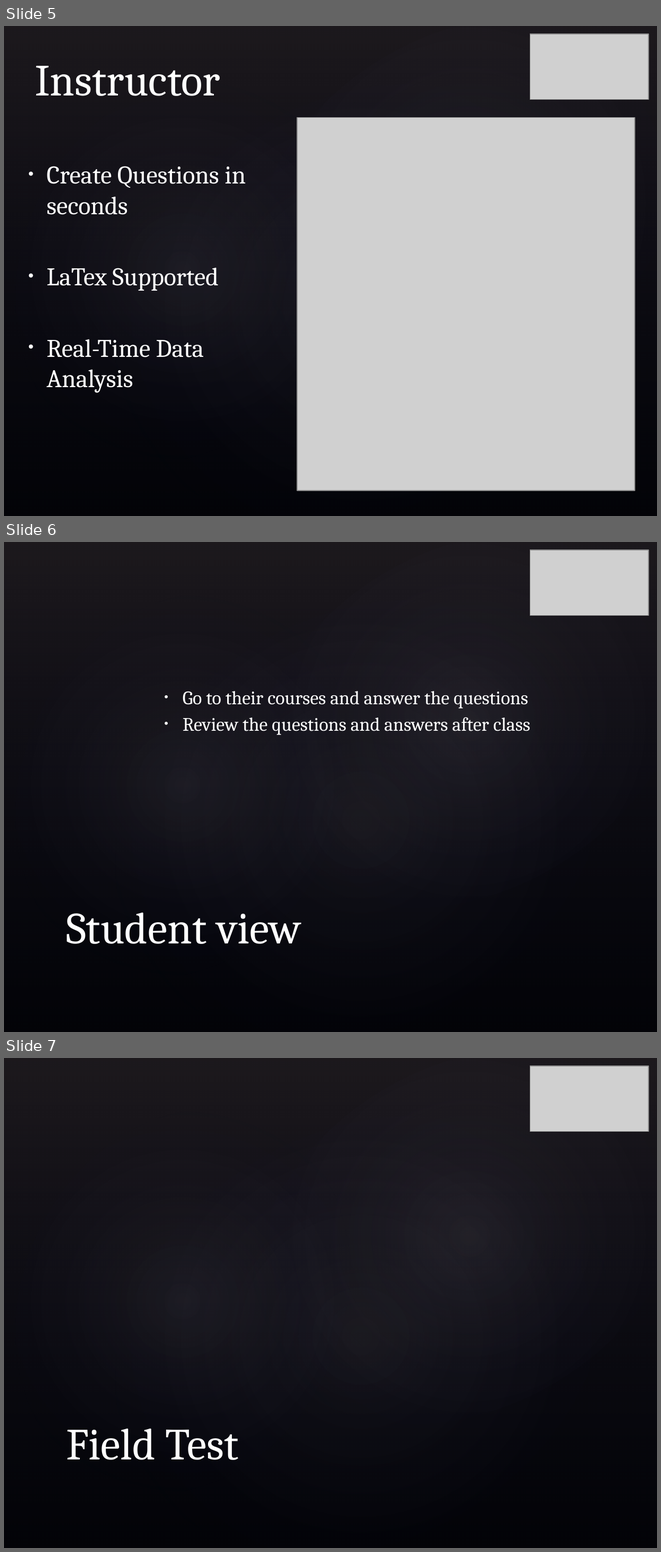
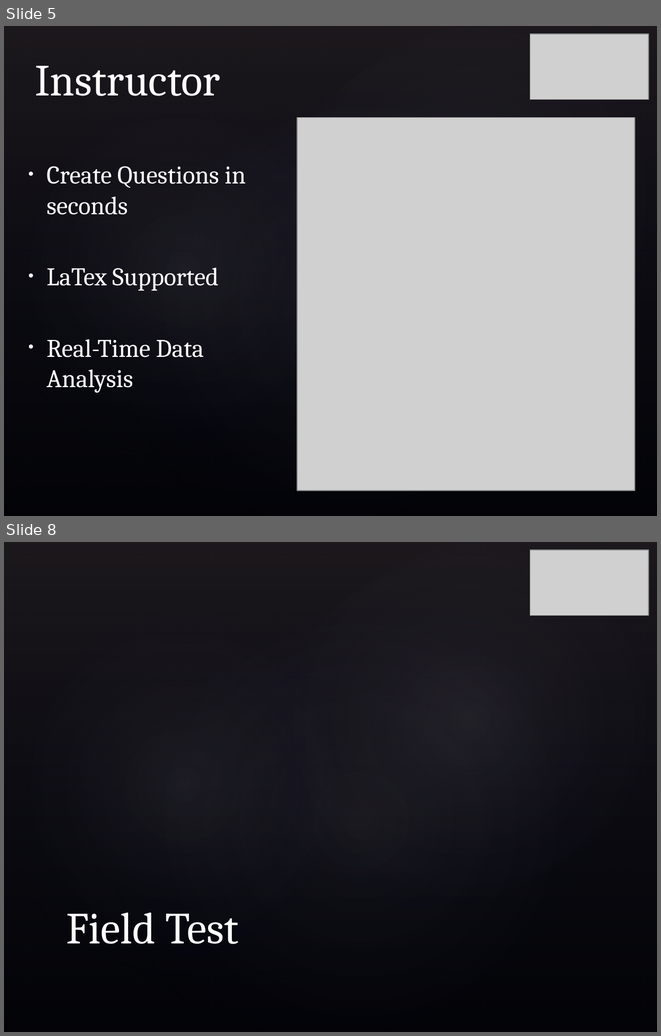
Before and after one commit to hadimuhammad/InPress, a slide deck: Documentation/Presentation.pptx. Shown one above the other, each under a label of ours: slides 5, 6 and 7 before the commit, slides 5 and 8 after it; the slides between them are not shown. The pictures are 661x1552 and 661x1036 pixels, drawn with LibreOffice and Linux fonts; fonts in the diff are those of the drawing; grey boxes stand for pictures; background and template pictures are left out. Boxes give left, top, right and bottom in pixels: in the first picture for what was removed or moved away, otherwise in the second. Text is boxed around its words. In the diff, an @@ line names an element or a change of style, - is before the commit and + after.

```diff
--- a/Documentation/Presentation.pptx
+++ b/Documentation/Presentation.pptx
@@ slide 6 removed at (x1=4, y1=542, x2=657, y2=1032), background picture (left out); not listed: 4 template elements that a slide beside it also shows @@
@@ picture removed at (x1=530, y1=550, x2=648, y2=615) @@
@@ text removed at (x1=183, y1=691, x2=530, y2=735) @@
-• Go to their courses and answer the questions
-• Review the questions and answers after class
@@ title removed at (x1=66, y1=912, x2=301, y2=944) @@
-Student view
@@ what was slide 7 is now slide 8 @@
```
Also in this commit, not shown: 2 slides added.
